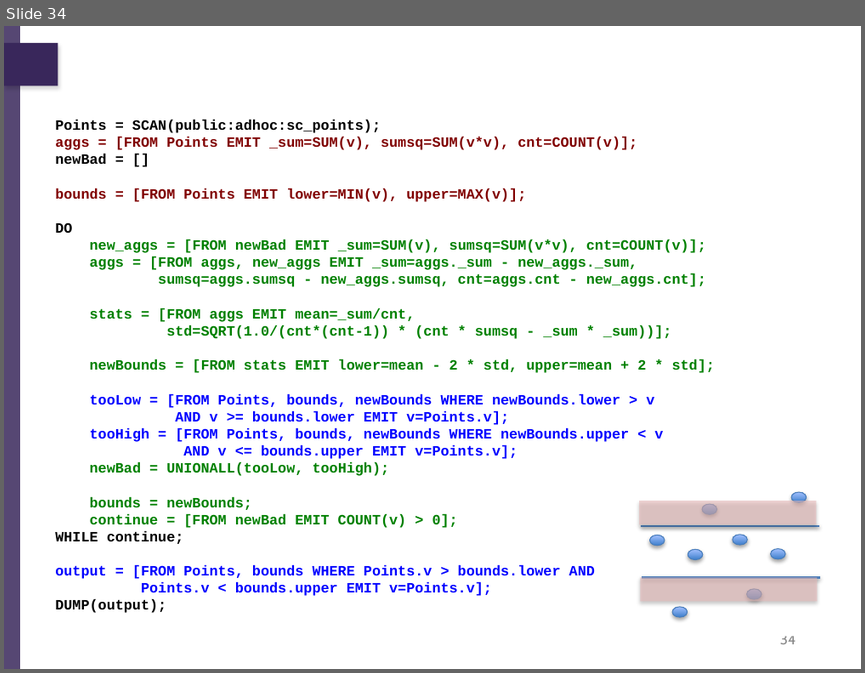
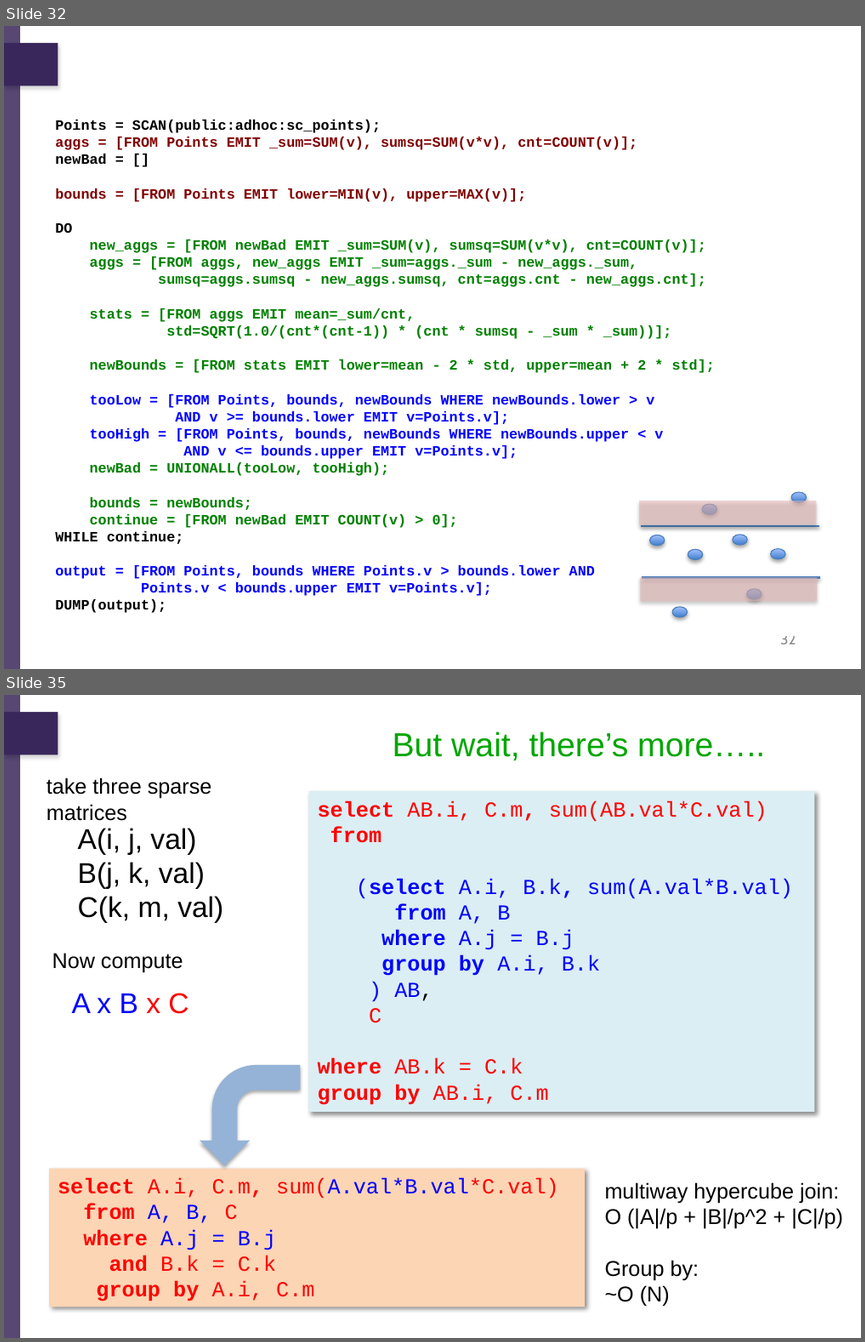
Before and after one commit to billhowe/datasci_course_materials, a slide deck: day1_data_management/part1_relational/03_relational_data_science.pptx. Shown one above the other, each under a label of ours: slide 34 before the commit, slides 32 and 35 after it; the slides between them are not shown. The pictures are 865x673 and 865x1342 pixels, drawn with LibreOffice and Linux fonts; fonts in the diff are those of the drawing; background and template pictures are left out. Boxes give left, top, right and bottom in pixels: in the first picture for what was removed or moved away, otherwise in the second. Text is boxed around its words. In the diff, an @@ line names an element or a change of style, - is before the commit and + after.

```diff
--- a/day1_data_management/part1_relational/03_relational_data_science.pptx
+++ b/day1_data_management/part1_relational/03_relational_data_science.pptx
@@ slide 35 added at <box>4,695,861,1338</box>, background #FFFFFF; not listed: 2 template elements that a slide beside it also shows @@
@@ text added at <box>392,732,765,760</box>, 28 pt, text #00A601 @@
+But wait, there’s more…..
@@ text added at <box>46,777,212,821</box>, 18 pt, text #000000 @@
+take three sparse matrices
@@ rectangle added at <box>309,791,815,1111</box>, fill #DBEEF4, 18 pt, text #0000FF @@
+select AB.i, C.m, sum(AB.val*C.val)
+from
+(select A.i, B.k, sum(A.val*B.val)
+from A, B
+where A.j = B.j
+group by A.i, B.k
+) AB,
+C
+where AB.k = C.k
+group by AB.i, C.m
@@ text added at <box>78,828,223,923</box>, 24 pt, text #000000 @@
+A(i, j, val)
+B(j, k, val)
+C(k, m, val)
@@ text added at <box>52,953,183,973</box>, 18 pt, text #000000 @@
+Now compute
@@ text added at <box>72,993,188,1014</box>, 24 pt, text #0000FF @@
+A x B x C
@@ bent arrow added at <box>200,1065,300,1165</box>, fill #95B3D7 @@
@@ rectangle added at <box>49,1168,585,1307</box>, fill #FCD5B5, 18 pt, text #FF0000 @@
+select A.i, C.m, sum(A.val*B.val*C.val)
+from A, B, C
+where A.j = B.j
+and B.k = C.k
+group by A.i, C.m
@@ text added at <box>605,1182,843,1306</box>, 18 pt, text #000000 @@
+multiway hypercube join:
+O (|A|/p + |B|/p^2 + |C|/p)
+Group by:
+~O (N)
@@ what was slide 34 is now slide 32 @@
@@ page number at <box>780,635,795,644</box>: text changed @@
-34
+32
```
Also in this commit, not shown: 17 slides changed, 5 other slides added, 5 slides removed, 39 other files.
